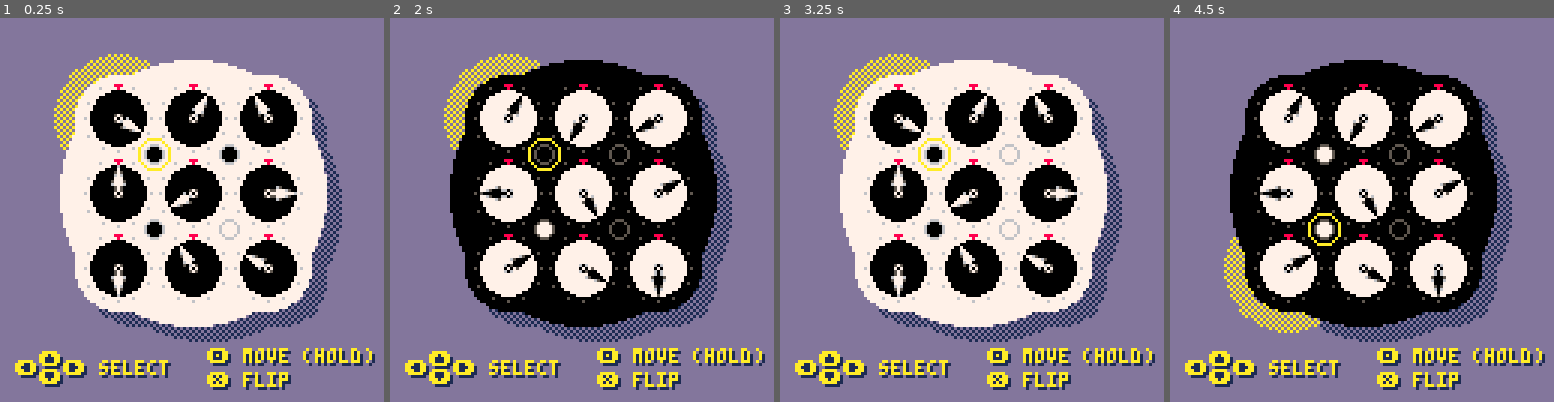
Above: before the commit, frames 1-4 (left to right).
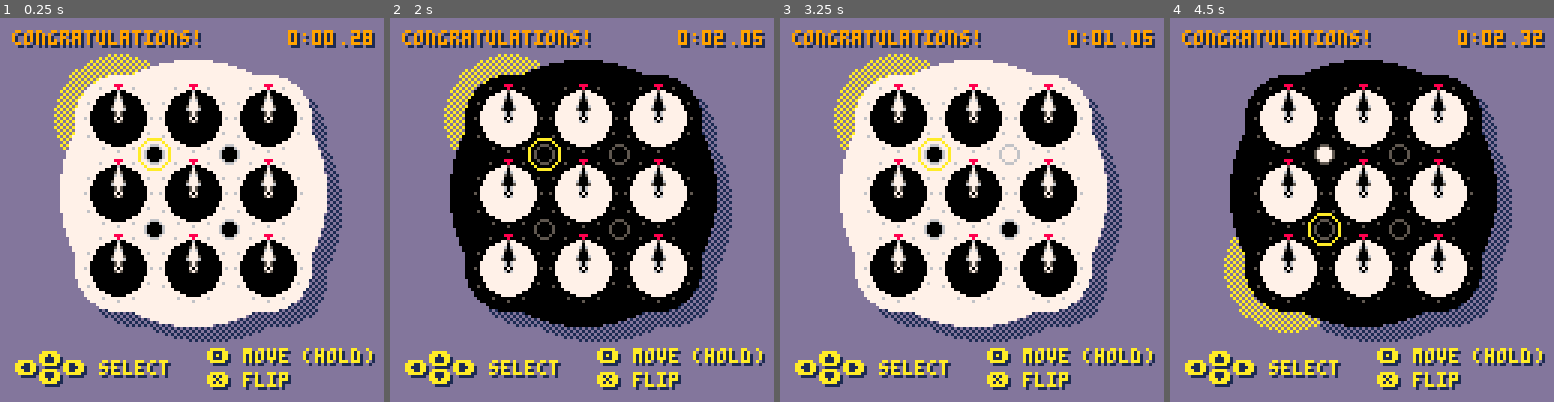
Above: after the commit, the same moments.

Repository: joeyday/pico8-projects
Game: PICO-8 cartridge clock.p8
Same seed, same stepped clock (60 frames per second), same inputs: the game is played once before the commit and once after it.
Inputs:
- Up to frame 1 (0.25 s): no input
- Up to frame 2 (2 s): tap X (X key) at 0.33, 1.07, 1.85 s; tap O (Z key) at 0.7, 1.7 s; hold Right from 1.6 s (still down)
- Up to frame 3 (3.25 s): release Right at 2.1 s; tap O (Z key) at 2.1, 2.5, 2.9 s; hold Up 2.15-2.42 s; hold Right 2.47-3.03 s; tap X (X key) at 2.97 s; hold Left from 3.08 s (still down)
- Up to frame 4 (4.5 s): tap O (Z key) at 3.3, 3.7, 4.1 s; release Left at 3.58 s; hold Down 3.63-3.97 s; hold Right from 4.02 s (still down); tap X (X key) at 4.08 s

The runs differ from the first frame. In frame 1, 4.4% of the frame differs, in the area x 3-98%, y 3-73%; in frame 2, 4.8%; in frame 3, 4.4%; in frame 4, 4.7%.

Commit message:
add timer

Diff:
--- a/clock.p8
+++ b/clock.p8
@@ -13,13 +13,14 @@
  - timer
  - best times list
  - best averages list?
- - tommy cherry endorsement?
 	- whimsy!
 		- scramble animation?
 		- animated background?
 		- animated cursor?
 		- sound fx
 		- music
+	- tutorial?
+ - tommy cherry endorsement?
 ]]
 
 function _init()
@@ -27,7 +28,7 @@
 	pt=make_pt()		--pins table
 	make_graph(ct,pt)
 
-	scramble()
+	--scramble()
 
 	cur_x=1							--cursor x
 	cur_y=1							--cursor y
@@ -39,6 +40,12 @@
 	c=make_c()				--useful constants
 	t=1											--touch counter
 	dirty=true		 	--flag to redraw
+	iswin=false
+	timer=true
+	timing=false
+
+	gt={}
+	gt.o=0
 
 	menuitem(1,"new scramble",
 		function ()
@@ -91,11 +98,19 @@
 		local delta=1
 		if (left) delta=-1
 		ct[cur_x][cur_y][cur_z].update(delta,t)
+		if timer and not timing then
+			timing=true
+			gt.o=time() --offset
+		end
 		dirty=true
 	end
 
 	if btn(🅾️) and (up or down) then
 		pt[cur_x][cur_y].toggle()
+		if timer and not timing then
+			timing=true
+			gt.o=time() --offset
+		end
 		dirty=true
 	end
 
@@ -107,9 +122,37 @@
 		end
 		dirty=true
 	end
+
+	--global time
+	gt.t=flr(time()*100)/100-gt.o
+	gt.m=flr(gt.t/60)
+	gt.s=flr(gt.t%60)
+	if gt.s<10 then
+		gt.s='0'..gt.s
+	end
+	gt.ms=flr(gt.t*100)%100
+	if gt.ms==0 then
+	 gt.ms='00'
+	elseif gt.ms<10 then
+		gt.ms='0'..gt.ms
+	end
+
+	if dirty then
+		--check for win
+		iswin=check_win()
+	end
 end
 
 function _draw()
+	--timer
+	rectfill(97,4,124,9,13)
+	print(''..gt.m..':',97,5,1)
+	print(''..gt.m..':',96,4,9)
+	print(gt.s,105,5,1)
+	print(gt.s,104,4,9)
+	print('.'..gt.ms,114,5,1)
+	print('.'..gt.ms,113,4,9)
+
 	if (not dirty) return
 
 	--adjust size
@@ -229,6 +272,11 @@
 		btnfill(70,115,1)
 		btnfill(78,115,1)
 		print("⬅️➡️ turn dial",69,114,cur_color)
+	end
+
+	if iswin then
+		print("congratulations!",5,5,1)
+		print("congratulations!",4,4,9)
 	end
 
 	dirty=false
@@ -488,6 +536,22 @@
 		end
 	end
 end
+
+function check_win()
+	local iswin=true
+
+	for x=1,3 do
+		for y=1,3 do
+			for z=1,2 do
+				if ct[x][y][z].read()!=12 then
+					iswin=false
+				end
+			end
+		end
+	end
+
+	return iswin
+end
 -->8
 --helpers
 function draw_shape(x,y,d,r,c)
